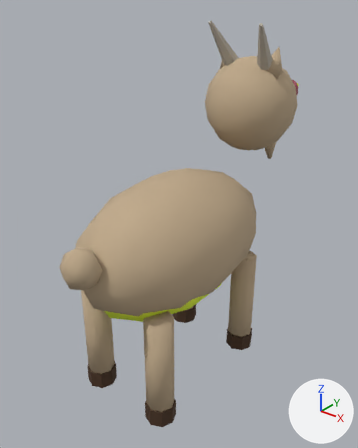
A saved change to the FBX model client/CultOfComfort.Unity/Assets/Resources/Art/Models/goat.fbx.
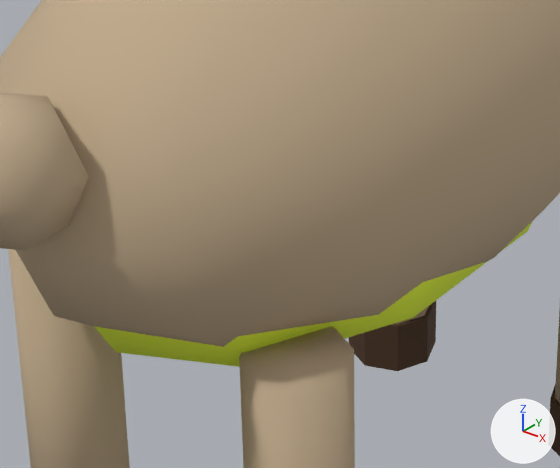
The first picture shows the older version from a 50 mm camera at (0.612, -0.746, 0.84) aimed at (-0.013, 0.036, 0.355). The close-ups show the older and then the newer version on the part from 22% to 64% of the width and 50% to 78% of the height of that picture. Only the edits that show in the close-ups are written down. Every picture has the same lights, and +X, +Y and +Z are marked at lower right. Where no turn or scale is listed for an object, it has been applied to the vertices.

Names of what the first close-up shows: 'ArmL', 'ArmR', 'Body', 'LegL', 'LegR'.
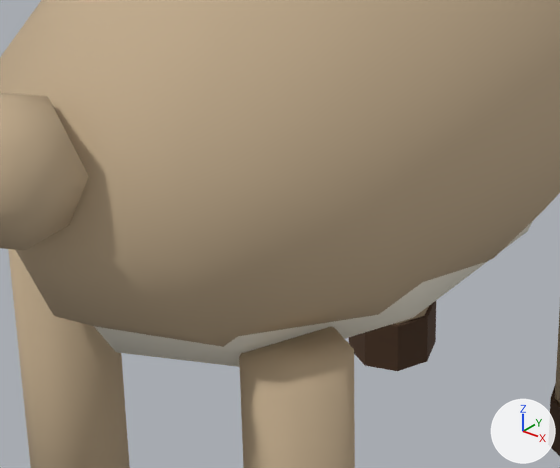
The change, as a list of edits to the scene's bpy script:
```text
Change me_body:
    where me_body.from_pydata(...)  # 158 vertices, 180 faces; spans x -0.15..0.15, y -0.3..0.26, z 0.192..0.48
    used by ob_body; location = (0.0, 0.0, 0.0)
    me_body part 1: 180 kept faces spanning x -0.15..0.15, y -0.3..0.26, z 0.192..0.48 get new texture (UV) coordinates
```

Changed parts and their boxes (x1, y1, x2, y2) in the close-ups (560 x 468 px):
part 1 of me_body, surface changed
    both: (91, 220, 533, 367)
